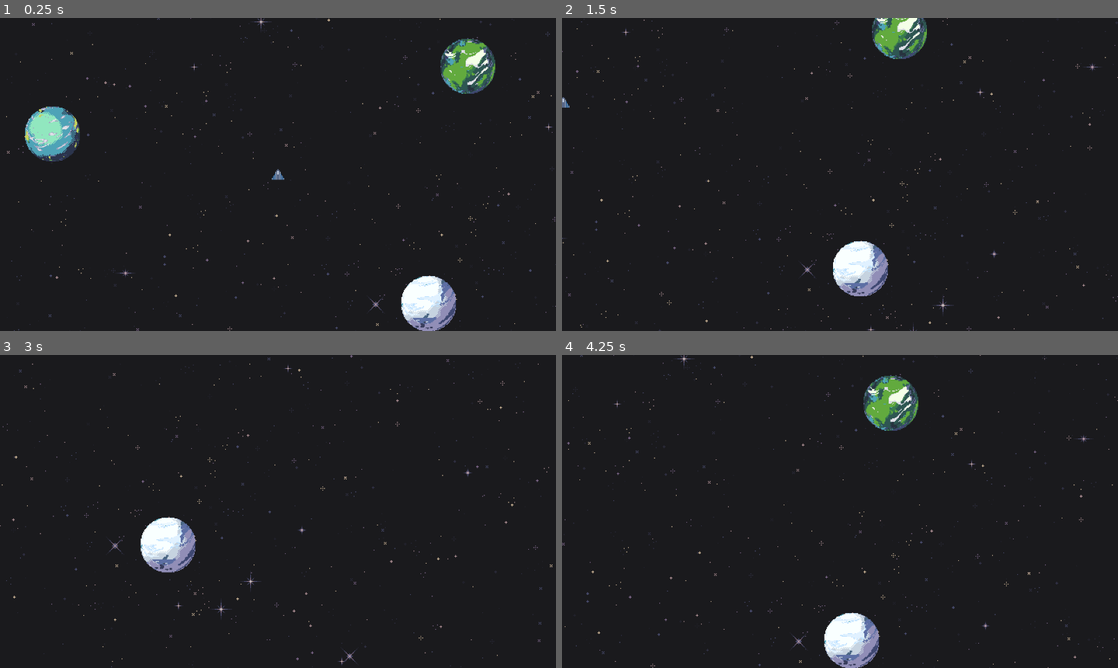
Above: before the commit, frames 1-4 (two rows, left to right).
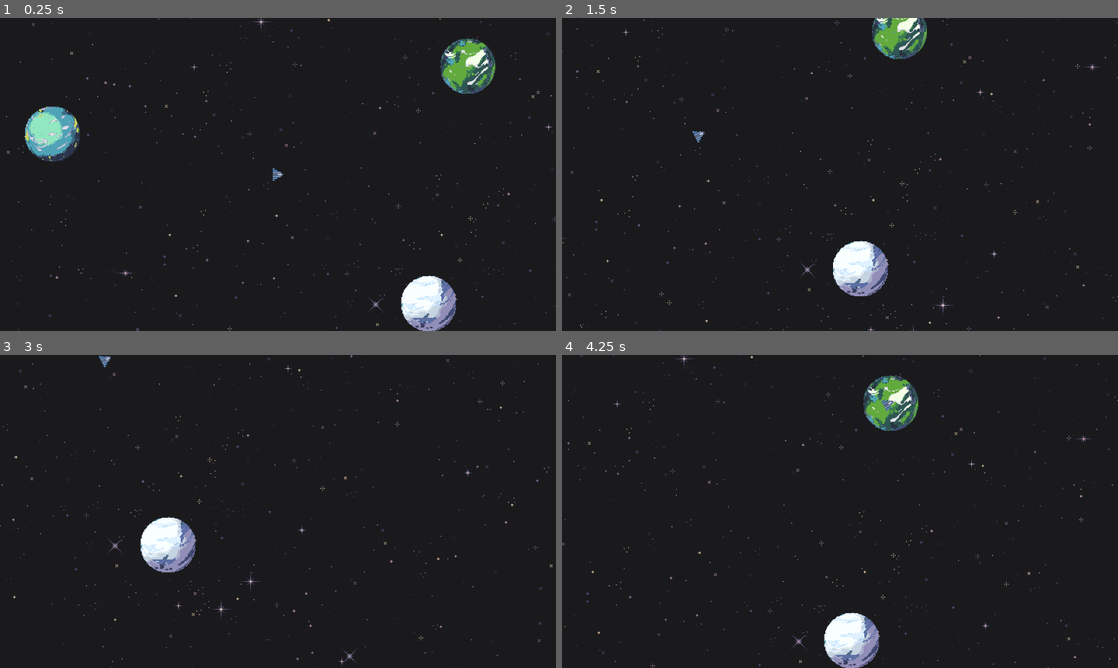
Above: after the commit, the same moments.

Repository: shadowhen/Star-Trader
Game: Godot game, scene res://World.tscn
The game is run twice, just before and just after one commit, with the same random seed, the same clock (stepped at 60 frames per second) and the same inputs.
Inputs (mouse positions are in pixels of both pictures, inside the frame that each line leads up to):
- Up to frame 1 (0.25 s): no input
- Up to frame 2 (1.5 s): tap Enter at 0.5 s; move the mouse to (612, 133) at 0.52 s; press the mouse at (612, 133) at 0.53 s; hold Right (ui_right) 0.53-1.28 s; move the mouse to (906, 64) at 1.27 s; release the mouse at (906, 64) at 1.28 s; hold Down (ui_down) from 1.28 s (still down); click (906, 64) at 1.35 s
- Up to frame 3 (3 s): move the mouse to (300, 517) at 2.02 s; release Down (ui_down) at 2.03 s; hold Right (ui_right) 2.03-2.78 s; hold T (trade) 2.03-2.78 s; click (300, 517) at 2.3 s; move the mouse to (250, 574) at 2.77 s; hold Up (ui_up) from 2.78 s (still down); click (250, 574) at 2.85 s
- Up to frame 4 (4.25 s): move the mouse to (1006, 558) at 3.52 s; release Up (ui_up) at 3.53 s; press the mouse at (1006, 558) at 3.53 s; hold Left (ui_left) from 3.53 s (still down)

The runs differ from the first frame. In frame 1, less than 0.1% of the frame differs, in the area x 48-52%, y 48-52%; in frame 2, less than 0.1%, in the area x 0-26%, y 25-40%; in frame 3, less than 0.1%; in frame 4, less than 0.1%.

Commit message:
Chris: Updated ship movement, sprite layer, and ship orientation when moving

Diff:
--- a/Player.gd
+++ b/Player.gd
@@ -1,17 +1,24 @@
 extends KinematicBody2D
-
-const SPEED = 250.0
 
 export var current_balance : int = 100
 
 var move_pressed = false
+
+var interact_planet = false
+
+# movement variables
+var destination = Vector2()
 var target_position = Vector2()
-var interact_planet = false
+var velocity = Vector2()
+var speed = 0
+var max_speed = 200
+var acceleration = 50
+var is_moving = false
 
 func _ready():
 	var planets = get_tree().get_nodes_in_group("planets")
 	for planet in planets:
-		planet.connect("click_move", self, "_update_target_position")
+		planet.connect("click_move", self, "_update_destination")
 
 	var trades = get_tree().get_nodes_in_group("trade")
 	for trade in trades:
@@ -21,8 +28,29 @@
 	if interact_planet and event.is_action_pressed("trade"):
 		$"../GUI/Trade/".visible = not $"../GUI/Trade/".visible
 
-func _update_target_position(target_position):
-	self.target_position = target_position
+# Updates the ships destination
+func _update_destination(target_position):
+	destination = target_position
+	is_moving = true
+
+# Moves the ship to the target destination at the set speed
+func _physics_process(delta):
+	_movement_loop(delta)
+
+func _movement_loop(delta):
+	if is_moving == false:
+		speed = 0
+	else:
+		speed += acceleration * delta
+		if speed > max_speed:
+			speed = max_speed
+
+	velocity = position.direction_to(destination) * speed
+	look_at(destination)
+	if position.distance_to(destination) > 5:
+		velocity = move_and_slide(velocity)
+	else:
+		is_moving = false
 
 func _conduct_trade(cargo_type, currency, amount):
 	#print("traded %d for %s" % [amount, ItemTrade.get_cargo_str(cargo_type)])
@@ -30,14 +58,6 @@
 	# Calculate new balance
 	current_balance += currency
 	print("Current balance: %d" % current_balance)
-
-func _physics_process(delta):
-	var direction_vec = target_position - global_position
-	var direction_normal = direction_vec.normalized()
-
-	if direction_vec.length() < 5:
-		return
-	move_and_collide(direction_normal * SPEED * delta)
 
 # This function implements both ship upgrades.
 func _ship_upgrade(current_balance, current_ship_upgrade):
--- a/Player.tscn
+++ b/Player.tscn
@@ -15,4 +15,5 @@
 shape = SubResource( 1 )
 
 [node name="Sprite" type="Sprite" parent="."]
+rotation = 1.5708
 texture = ExtResource( 1 )
--- a/Trade.tscn
+++ b/Trade.tscn
@@ -11,9 +11,6 @@
 margin_top = -161.0
 margin_right = 223.0
 margin_bottom = 161.0
-__meta__ = {
-"_edit_use_anchors_": false
-}
 
 [node name="Container" type="VBoxContainer" parent="."]
 anchor_right = 1.0
--- a/World.tscn
+++ b/World.tscn
@@ -21,6 +21,7 @@
 centered = false
 
 [node name="Player" parent="." instance=ExtResource( 1 )]
+z_index = 1
 
 [node name="Camera" type="Camera2D" parent="."]
 current = true
